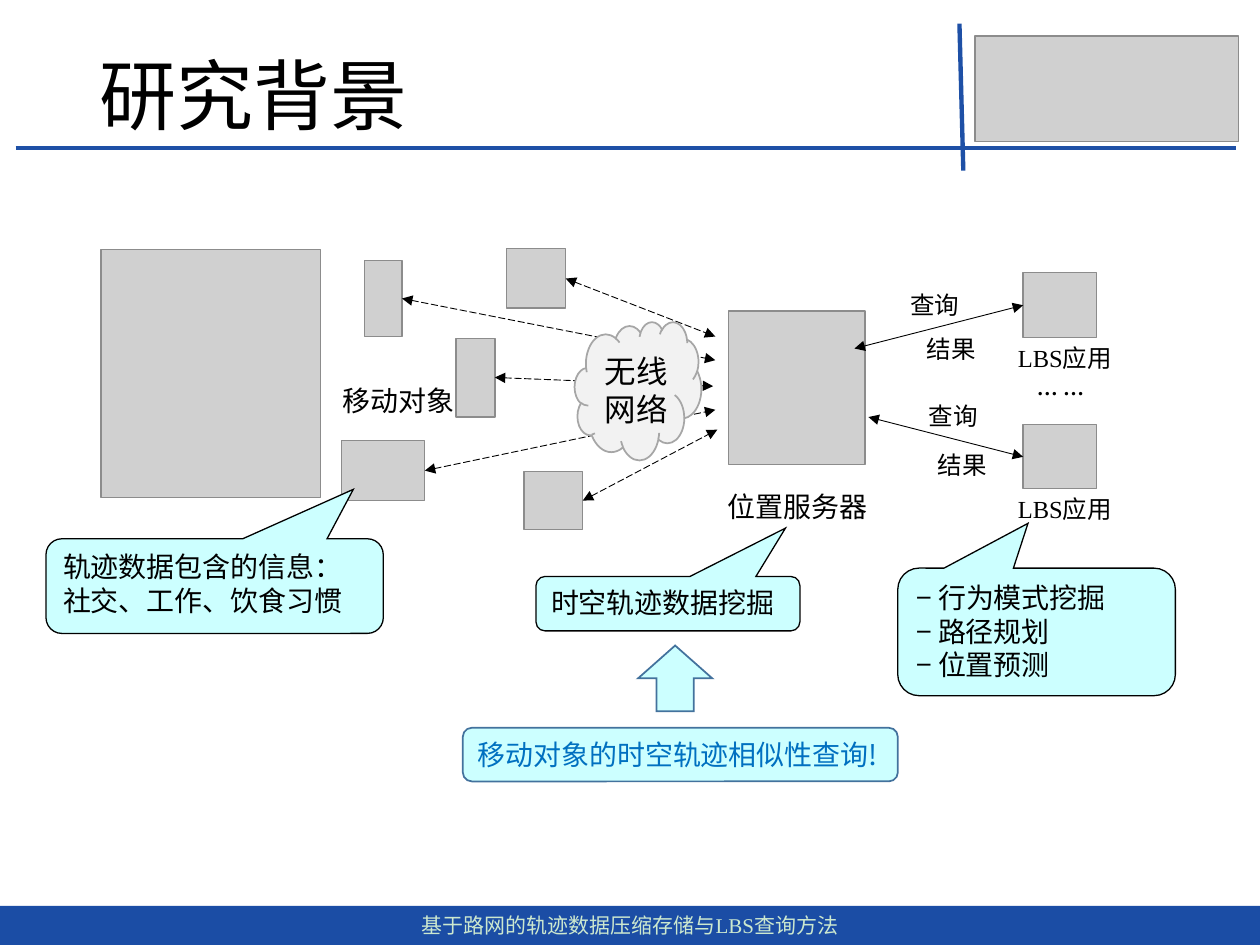
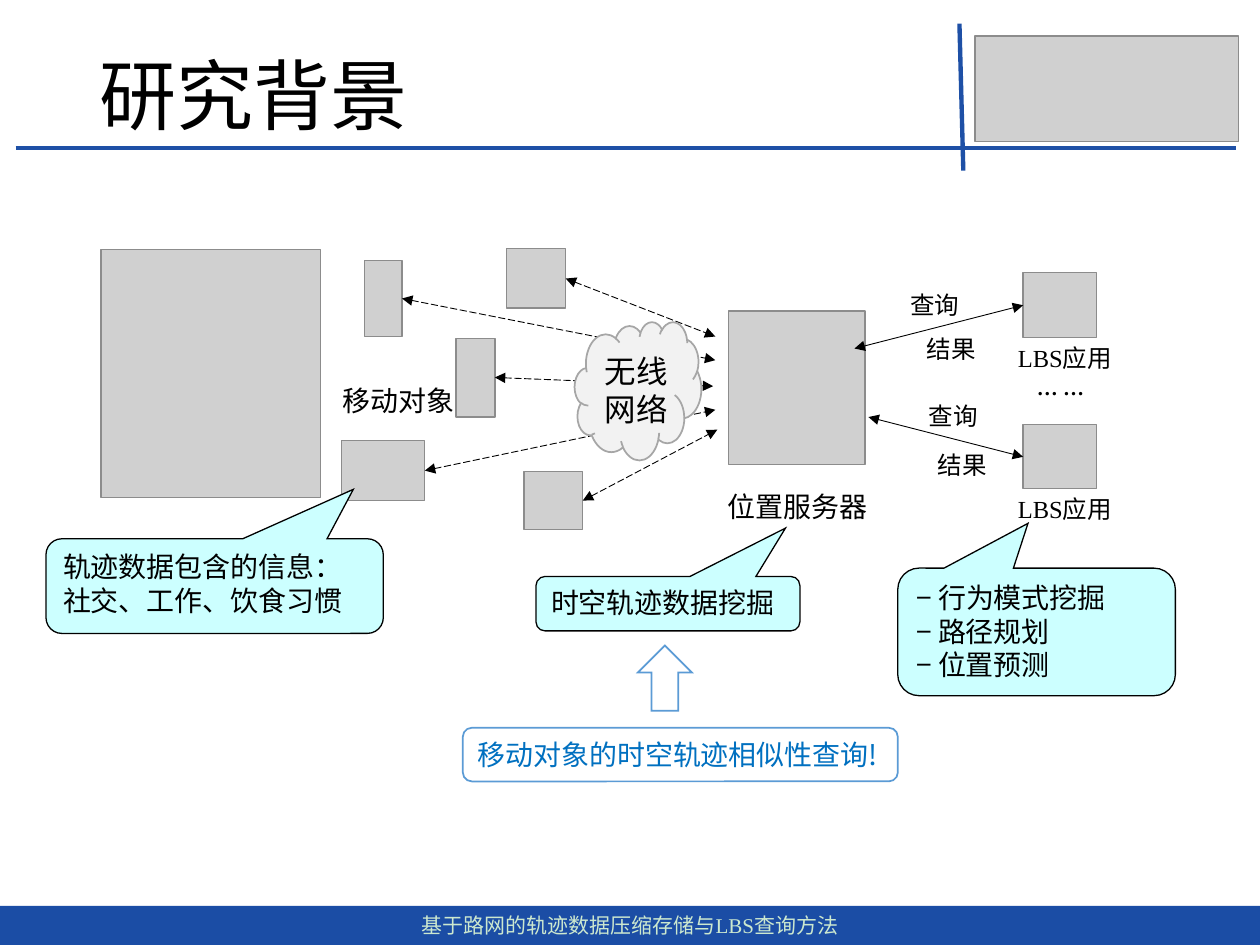
Before and after one commit to dingguangwei/biyelunwen, a slide deck: slide 4 of 答辩——毕设.pptx. Drawn at 1260x945 pixels with LibreOffice and Linux fonts; fonts in the diff are those of the drawing; grey boxes stand for pictures. Boxes give left, top, right and bottom in pixels: in the first picture for what was removed or moved away, otherwise in the second. Text is boxed around its words. In the diff, an @@ line names an element or a change of style, - is before the commit and + after.

```diff
--- a/答辩——毕设.pptx
+++ b/答辩——毕设.pptx
@@ up arrow at (x1=638, y1=645, x2=692, y2=711): fill #CCFFFF to #CCE8CF; outline #43739E 1 pt to #5B9BD5 1 pt @@
@@ up arrow resized from (x1=638, y1=645, x2=712, y2=711) to (x1=638, y1=645, x2=692, y2=711) @@
@@ rounded rectangle "移动对象的时空轨迹相似性查询!" at (x1=462, y1=728, x2=897, y2=782): fill #CCFFFF to #CCE8CF; outline #43739E 1 pt to #5B9BD5 1 pt @@
```
Also in this commit, not shown: 2 other slides changed, 1 other file.
